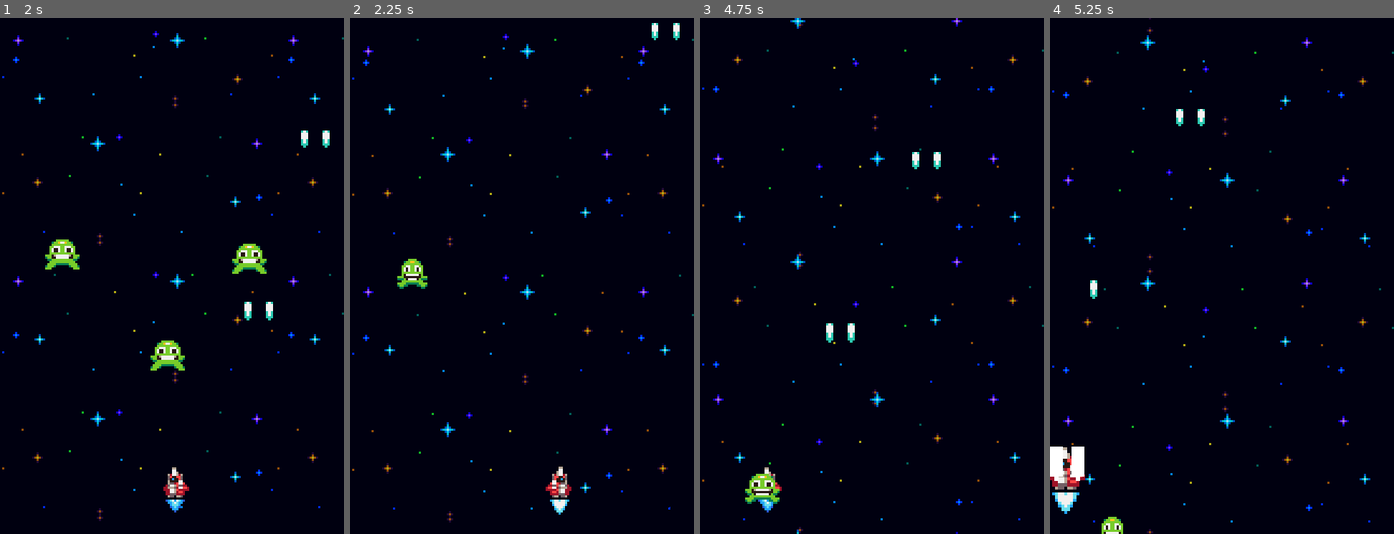
Above: before the commit, frames 1-4 (left to right).
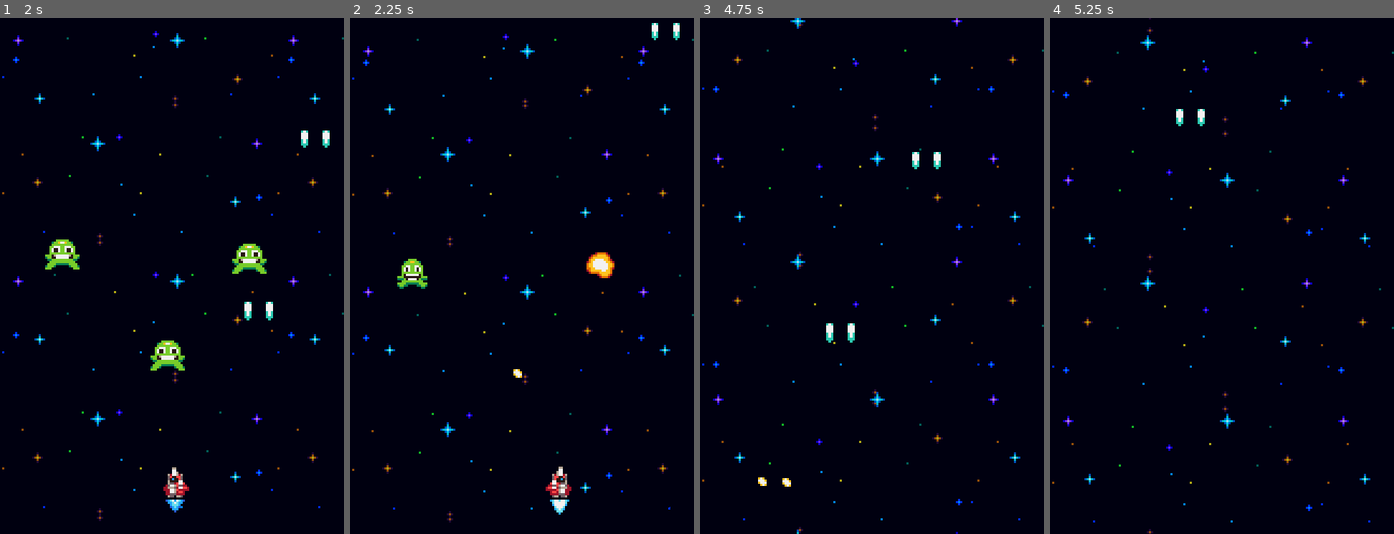
Above: after the commit, the same moments.

Repository: brunobmello25/godot-space-shooters
Game: Godot game, scene res://world/world.tscn
Same seed, same stepped clock (60 frames per second), same inputs: the game is played once before the commit and once after it.
Inputs:
- Up to frame 1 (2 s): hold Right (ui_right) 0.53-1.28 s; hold Left (ui_left) from 1.28 s (still down)
- Up to frame 2 (2.25 s): release Left (ui_left) at 2.03 s; hold Right (ui_right) from 2.03 s (still down)
- Up to frame 3 (4.75 s): release Right (ui_right) at 3.53 s; hold Left (ui_left) from 3.53 s (still down)
- Up to frame 4 (5.25 s): keep holding Left (ui_left)

Frame 1 is identical in both runs. In frame 2, 0.4% of the frame differs, in the area x 47-77%, y 45-70%; in frame 3, 0.6%; in frame 4, 1.2%, in the area x 0-22%, y 50-100%.

Commit message:
destroy enemies and ship when they are hit

Diff:
--- a/components/onetime_animated_effect.gd
+++ b/components/onetime_animated_effect.gd
@@ -8,3 +8,4 @@
 func _ready() -> void:
 	# Free this node when the animation is finished
 	animation_finished.connect(queue_free)
+	animation_looped.connect(queue_free)
--- /dev/null
+++ b/effects/explosion_effect.tscn
@@ -0,0 +1,52 @@
+[gd_scene load_steps=9 format=3 uid="uid://dl2jjsc5t3w2n"]
+
+[ext_resource type="Texture2D" uid="uid://ukhujtvphanr" path="res://assets/explosion.png" id="1_agcx4"]
+[ext_resource type="Script" path="res://components/onetime_animated_effect.gd" id="1_xcn2k"]
+
+[sub_resource type="AtlasTexture" id="AtlasTexture_shoff"]
+atlas = ExtResource("1_agcx4")
+region = Rect2(0, 0, 16, 16)
+
+[sub_resource type="AtlasTexture" id="AtlasTexture_qjrpf"]
+atlas = ExtResource("1_agcx4")
+region = Rect2(16, 0, 16, 16)
+
+[sub_resource type="AtlasTexture" id="AtlasTexture_awlgt"]
+atlas = ExtResource("1_agcx4")
+region = Rect2(32, 0, 16, 16)
+
+[sub_resource type="AtlasTexture" id="AtlasTexture_mwjlo"]
+atlas = ExtResource("1_agcx4")
+region = Rect2(48, 0, 16, 16)
+
+[sub_resource type="AtlasTexture" id="AtlasTexture_i5vbc"]
+atlas = ExtResource("1_agcx4")
+region = Rect2(64, 0, 16, 16)
+
+[sub_resource type="SpriteFrames" id="SpriteFrames_weolg"]
+animations = [{
+"frames": [{
+"duration": 1.0,
+"texture": SubResource("AtlasTexture_shoff")
+}, {
+"duration": 1.0,
+"texture": SubResource("AtlasTexture_qjrpf")
+}, {
+"duration": 1.0,
+"texture": SubResource("AtlasTexture_awlgt")
+}, {
+"duration": 1.0,
+"texture": SubResource("AtlasTexture_mwjlo")
+}, {
+"duration": 1.0,
+"texture": SubResource("AtlasTexture_i5vbc")
+}],
+"loop": true,
+"name": &"default",
+"speed": 10.0
+}]
+
+[node name="ExplosionEffect" type="AnimatedSprite2D"]
+sprite_frames = SubResource("SpriteFrames_weolg")
+autoplay = "default"
+script = ExtResource("1_xcn2k")
--- a/enemies/enemy.gd
+++ b/enemies/enemy.gd
@@ -8,6 +8,7 @@
 @onready var shake_component: ShakeComponent = $ShakeComponent
 @onready var hitbox_component: HitboxComponent = $HitboxComponent
 @onready var hurtbox_component: HurtboxComponent = $HurtboxComponent
+@onready var destroyed_component = $DestroyedComponent
 
 
 func _ready():
@@ -18,3 +19,4 @@
 		shake_component.tween_shake()
 	)
 	stats_component.no_health.connect(queue_free)
+	hitbox_component.hit_hurtbox.connect(destroyed_component.destroy.unbind(1))
--- a/enemies/enemy.tscn
+++ b/enemies/enemy.tscn
@@ -9,6 +9,9 @@
 [ext_resource type="Script" path="res://components/hitbox.gd" id="7_850cp"]
 [ext_resource type="Script" path="res://components/hurtbox.gd" id="8_7qw73"]
 [ext_resource type="Script" path="res://components/hurt.gd" id="9_8ypvv"]
+[ext_resource type="Script" path="res://components/spawner.gd" id="10_buem2"]
+[ext_resource type="PackedScene" uid="uid://dl2jjsc5t3w2n" path="res://effects/explosion_effect.tscn" id="11_hv0mh"]
+[ext_resource type="Script" path="res://components/destroyed.gd" id="12_df1rp"]
 
 [node name="Enemy" type="Node2D"]
 script = ExtResource("1_bodd2")
@@ -49,3 +52,13 @@
 script = ExtResource("9_8ypvv")
 stats_component = NodePath("../StatsComponent")
 hurtbox_component = NodePath("../HurtboxComponent")
+
+[node name="ExplosionAnimationSpawner" type="Node2D" parent="."]
+script = ExtResource("10_buem2")
+scene = ExtResource("11_hv0mh")
+
+[node name="DestroyedComponent" type="Node" parent="." node_paths=PackedStringArray("actor", "stats_component", "destroy_effect_spawner_component")]
+script = ExtResource("12_df1rp")
+actor = NodePath("..")
+stats_component = NodePath("../StatsComponent")
+destroy_effect_spawner_component = NodePath("../ExplosionAnimationSpawner")
--- a/ship/ship.tscn
+++ b/ship/ship.tscn
@@ -10,6 +10,11 @@
 [ext_resource type="PackedScene" uid="uid://btawb6q6oul7e" path="res://projectiles/laser/laser.tscn" id="9_sdckf"]
 [ext_resource type="Script" path="res://components/scale.gd" id="9_tbbn8"]
 [ext_resource type="Texture2D" uid="uid://xxphiv3fxbvi" path="res://assets/ship_flame.png" id="10_8acv8"]
+[ext_resource type="Script" path="res://components/stats.gd" id="11_qf2qb"]
+[ext_resource type="Script" path="res://components/hurtbox.gd" id="12_fyx8k"]
+[ext_resource type="Script" path="res://components/hurt.gd" id="13_f5srd"]
+[ext_resource type="Script" path="res://components/destroyed.gd" id="14_cie26"]
+[ext_resource type="PackedScene" uid="uid://dl2jjsc5t3w2n" path="res://effects/explosion_effect.tscn" id="14_e56ko"]
 
 [sub_resource type="AtlasTexture" id="AtlasTexture_ahhnj"]
 atlas = ExtResource("10_8acv8")
@@ -156,3 +161,28 @@
 [node name="ScaleComponent" type="Node" parent="." node_paths=PackedStringArray("sprite")]
 script = ExtResource("9_tbbn8")
 sprite = NodePath("../Anchor")
+
+[node name="StatsComponent" type="Node" parent="."]
+script = ExtResource("11_qf2qb")
+
+[node name="HurtboxComponent" type="Area2D" parent="."]
+collision_mask = 0
+script = ExtResource("12_fyx8k")
+
+[node name="CollisionPolygon2D" type="CollisionPolygon2D" parent="HurtboxComponent"]
+polygon = PackedVector2Array(-8, 2, -3, -3, -3, -4, -1, -7, 1, -7, 3, -4, 3, -3, 8, 2, 8, 4, 5, 4, 5, 7, -5, 7, -5, 4, -8, 4)
+
+[node name="HurtComponent" type="Node" parent="." node_paths=PackedStringArray("stats_component", "hurtbox_component")]
+script = ExtResource("13_f5srd")
+stats_component = NodePath("../StatsComponent")
+hurtbox_component = NodePath("../HurtboxComponent")
+
+[node name="ExplosionSpawnerComponent" type="Node2D" parent="."]
+script = ExtResource("7_i51ac")
+scene = ExtResource("14_e56ko")
+
+[node name="DestroyedComponent" type="Node" parent="." node_paths=PackedStringArray("actor", "stats_component", "destroy_effect_spawner_component")]
+script = ExtResource("14_cie26")
+actor = NodePath("..")
+stats_component = NodePath("../StatsComponent")
+destroy_effect_spawner_component = NodePath("../ExplosionSpawnerComponent")
--- a/world/world.tscn
+++ b/world/world.tscn
@@ -9,8 +9,6 @@
 [node name="Ship" parent="." instance=ExtResource("1_detqh")]
 position = Vector2(80, 216)
 
-[node name="SpaceBackground" parent="Ship" instance=ExtResource("2_63kdx")]
-
 [node name="GreenEnemy" parent="." instance=ExtResource("3_te8c3")]
 position = Vector2(29, 29)
 
@@ -19,3 +17,5 @@
 
 [node name="GreenEnemy3" parent="." instance=ExtResource("3_te8c3")]
 position = Vector2(78, 76)
+
+[node name="SpaceBackground" parent="." instance=ExtResource("2_63kdx")]
Not shown: 1 places in enemies/enemy.tscn that only renumber resources
Not shown: 1 places in ship/ship.tscn that only renumber resources
